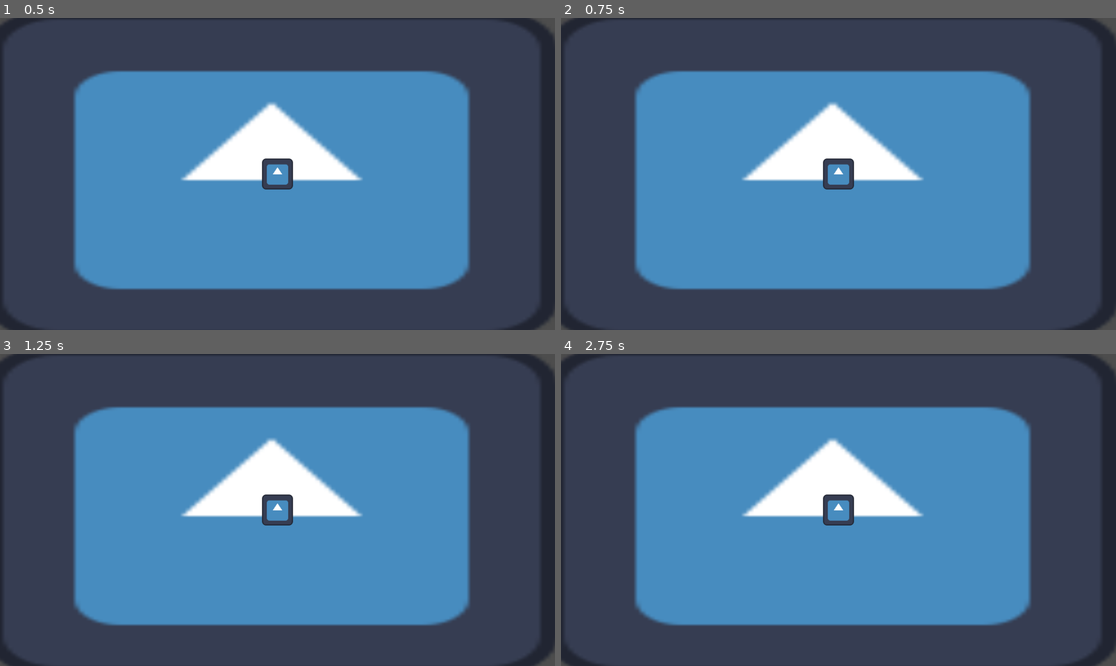
Above: before the commit, frames 1-4 (two rows, left to right).
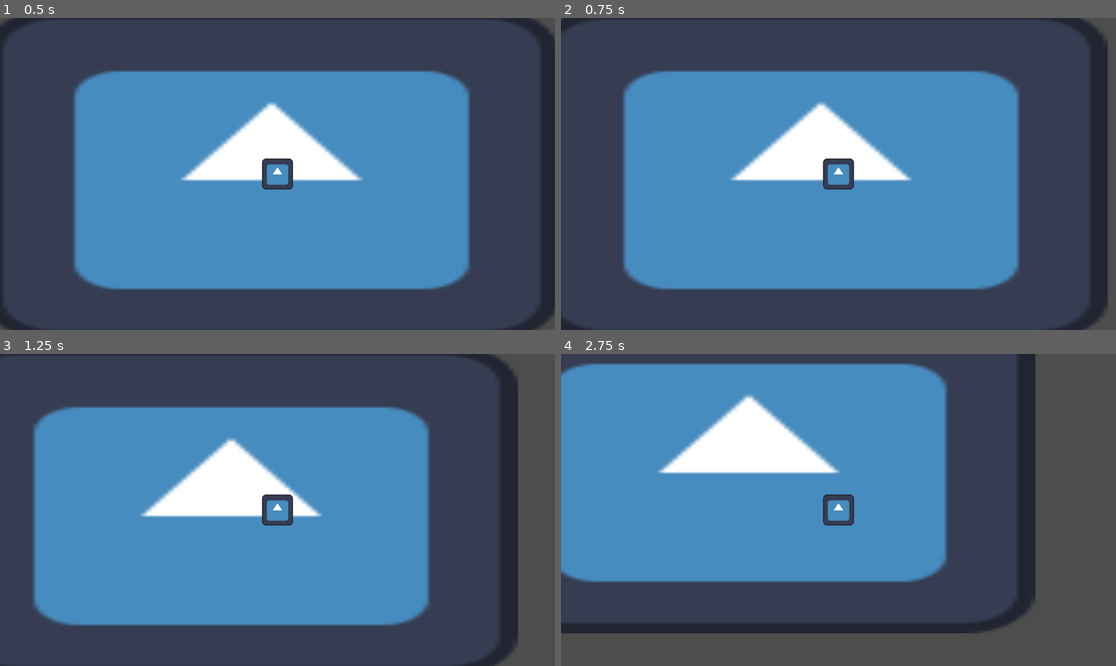
Above: after the commit, the same moments.

Repository: Section009/Pixel-Game-Jam-2024
Game: Godot game, scene res://Scenes/Main.tscn
The game is run twice, just before and just after one commit, with the same random seed, the same clock (stepped at 60 frames per second) and the same inputs. The engine's default icon, where the game draws it, is replaced by a stand-in: a white triangle on a blue panel in a dark square.
Inputs:
- Up to frame 1 (0.5 s): no input
- Up to frame 2 (0.75 s): tap Enter at 0.5 s; hold D (Right) from 0.53 s (still down)
- Up to frame 3 (1.25 s): keep holding D (Right)
- Up to frame 4 (2.75 s): release D (Right) at 1.28 s; hold S (Down) 1.28-2.03 s; hold D (Right) from 2.03 s (still down)

Frame 1 is identical in both runs. In frame 2, 8.9% of the frame differs, in the area x 0-100%, y 0-100%; in frame 3, 22%; in frame 4, 51%.

Commit message:
PlayerManager Class

Diff:
--- a/Scenes/Main.tscn
+++ b/Scenes/Main.tscn
@@ -1,6 +1,7 @@
-[gd_scene load_steps=2 format=3 uid="uid://cjrw75xblnufj"]
+[gd_scene load_steps=3 format=3 uid="uid://cjrw75xblnufj"]
 
 [ext_resource type="Texture2D" uid="uid://8w25fcb2dhtx" path="res://icon.svg" id="1_mmcvc"]
+[ext_resource type="Script" path="res://Scripts/PlayerManager.gd" id="2_8xrha"]
 
 [node name="GameManager" type="Node2D"]
 
@@ -10,6 +11,7 @@
 texture = ExtResource("1_mmcvc")
 
 [node name="Player" type="Node2D" parent="."]
+script = ExtResource("2_8xrha")
 
 [node name="Sprite2D" type="Sprite2D" parent="Player"]
 scale = Vector2(0.5, 0.5)
--- /dev/null
+++ b/Scripts/PlayerManager.gd
@@ -0,0 +1,26 @@
+class_name PlayerManager
+
+extends Node2D
+
+#class vars
+var SPEED = 2;
+
+#startup
+func _ready():
+	pass
+
+#frame-based update
+func _process(delta):
+
+	pass
+
+#constant delta update
+func _physics_process(delta):
+	get_input()
+	pass
+
+#input
+func get_input():
+	var input_direction = Input.get_vector("Left", "Right", "Up", "Down")
+	position += input_direction * SPEED
+	pass
